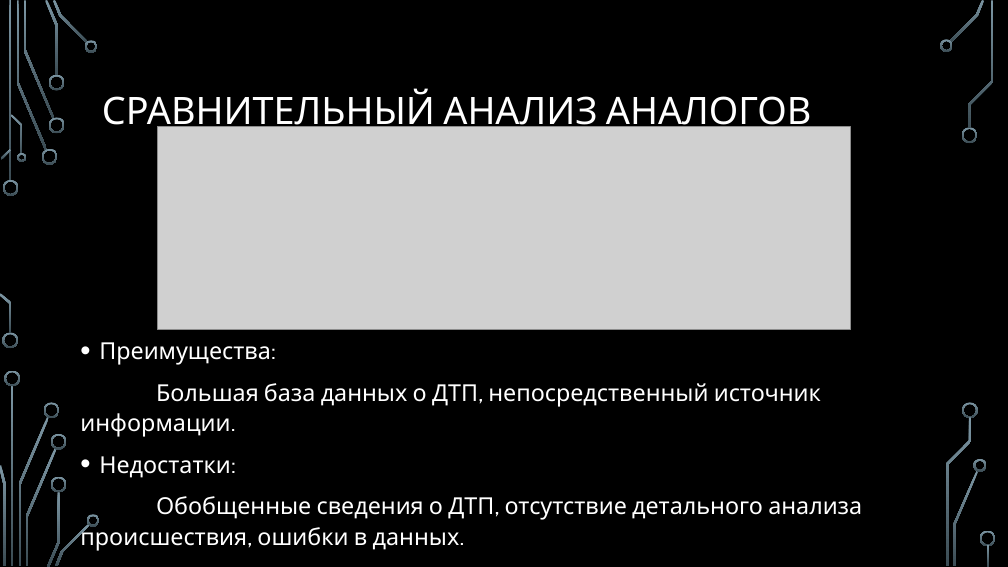
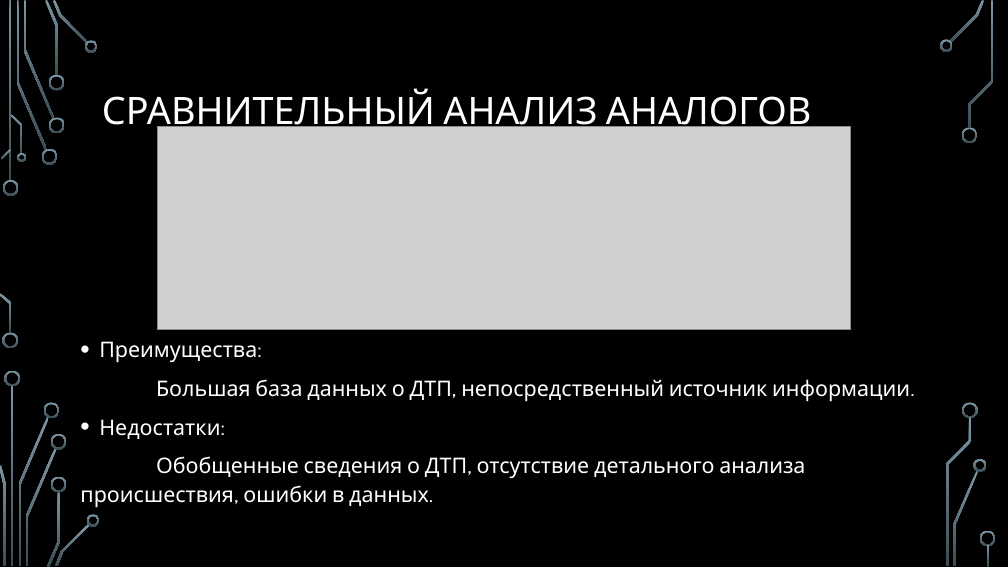
Before and after one commit to amphyzale/Distributed-Software-Systems, a slide deck: slide 8 of Course-Project/shame/Car Crash Today End.pptx. Drawn at 1008x567 pixels with LibreOffice and Linux fonts; fonts in the diff are those of the drawing; grey boxes stand for pictures; background and template pictures are left out. Boxes give left, top, right and bottom in pixels: in the first picture for what was removed or moved away, otherwise in the second. Text is boxed around its words. In the diff, an @@ line names an element or a change of style, - is before the commit and + after.

```diff
--- a/Course-Project/shame/Car Crash Today End.pptx
+++ b/Course-Project/shame/Car Crash Today End.pptx
@@ text "Преимущества:" at <box>80,341,910,507</box>: size 22.2 to 20.4 pt @@
```
Also in this commit, not shown: 3 other slides changed, 5 other files.
